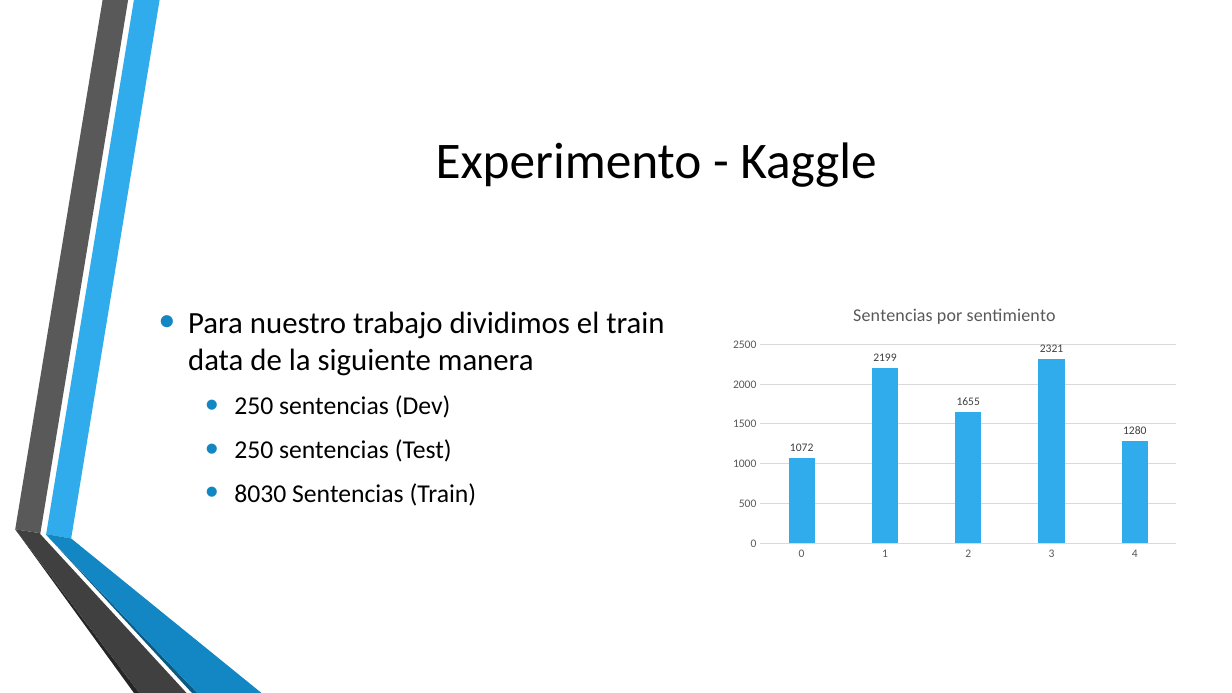
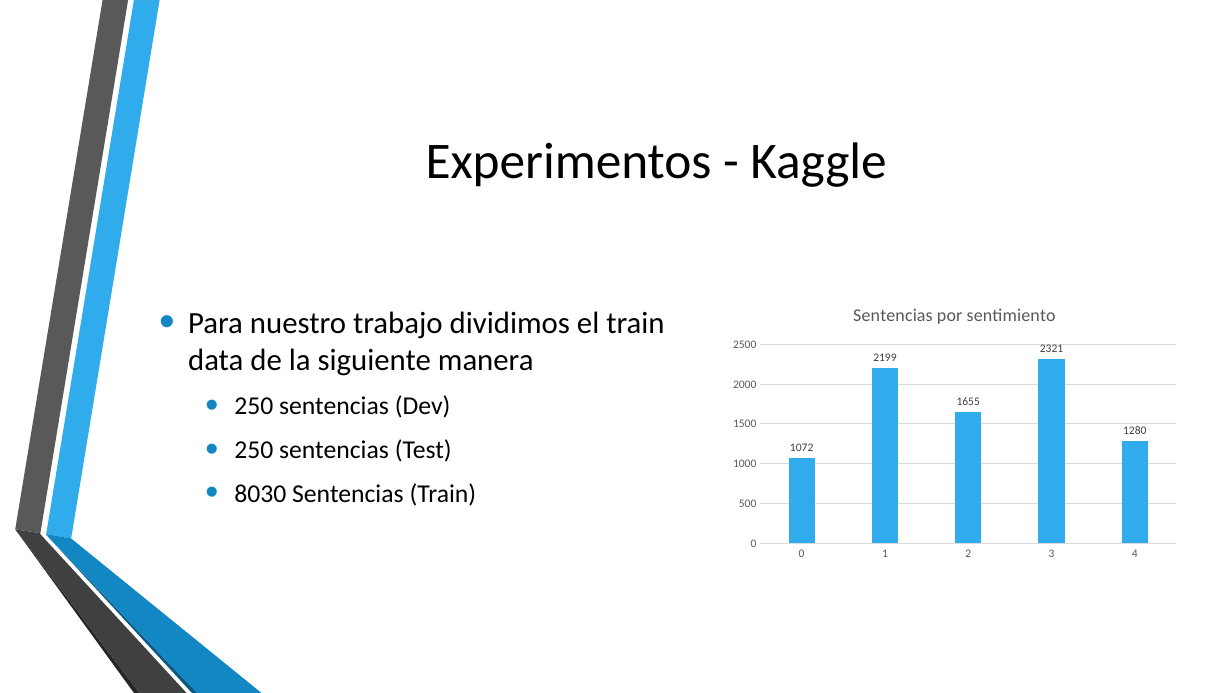
Before and after one commit to gcvalderrama/pucp_dl_RNTN, a slide deck: slide 12 of Análisis de sentimientos en reseñas de películas mediante.pptx. Drawn at 1232x693 pixels with LibreOffice and Linux fonts; fonts in the diff are those of the drawing; background and template pictures are left out. Boxes give left, top, right and bottom in pixels: in the first picture for what was removed or moved away, otherwise in the second. Text is boxed around its words. In the diff, an @@ line names an element or a change of style, - is before the commit and + after.

Commit message:
add text and presentation

```diff
--- a/Análisis de sentimientos en reseñas de películas mediante.pptx
+++ b/Análisis de sentimientos en reseñas de películas mediante.pptx
@@ title at bbox=[426, 142, 886, 187]: text changed @@
-Experimento - Kaggle
+Experimentos - Kaggle
```
Also in this commit, not shown: 7 other slides changed, 5 slides added, 1 slide removed, 8 other files.
